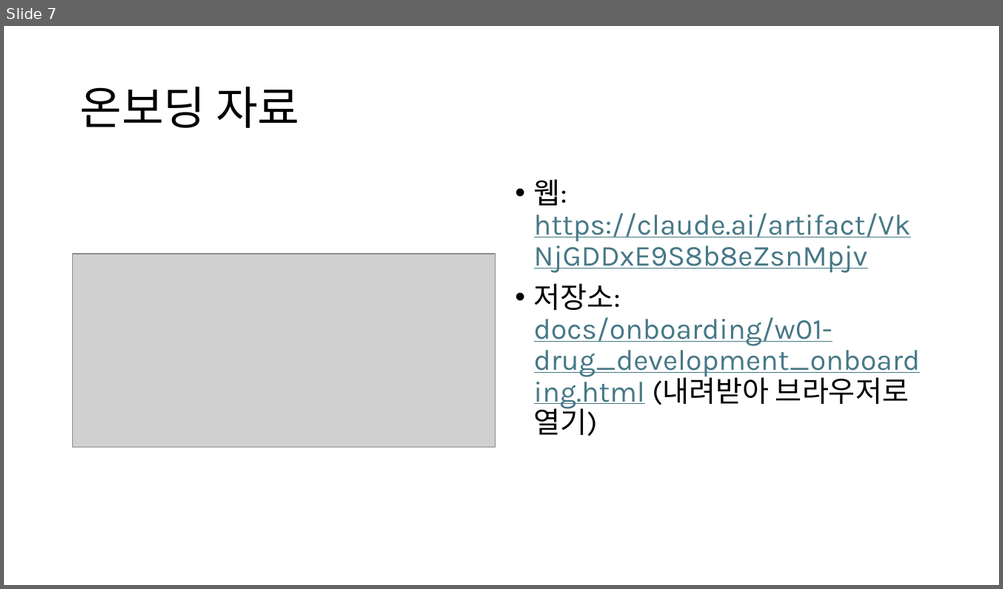
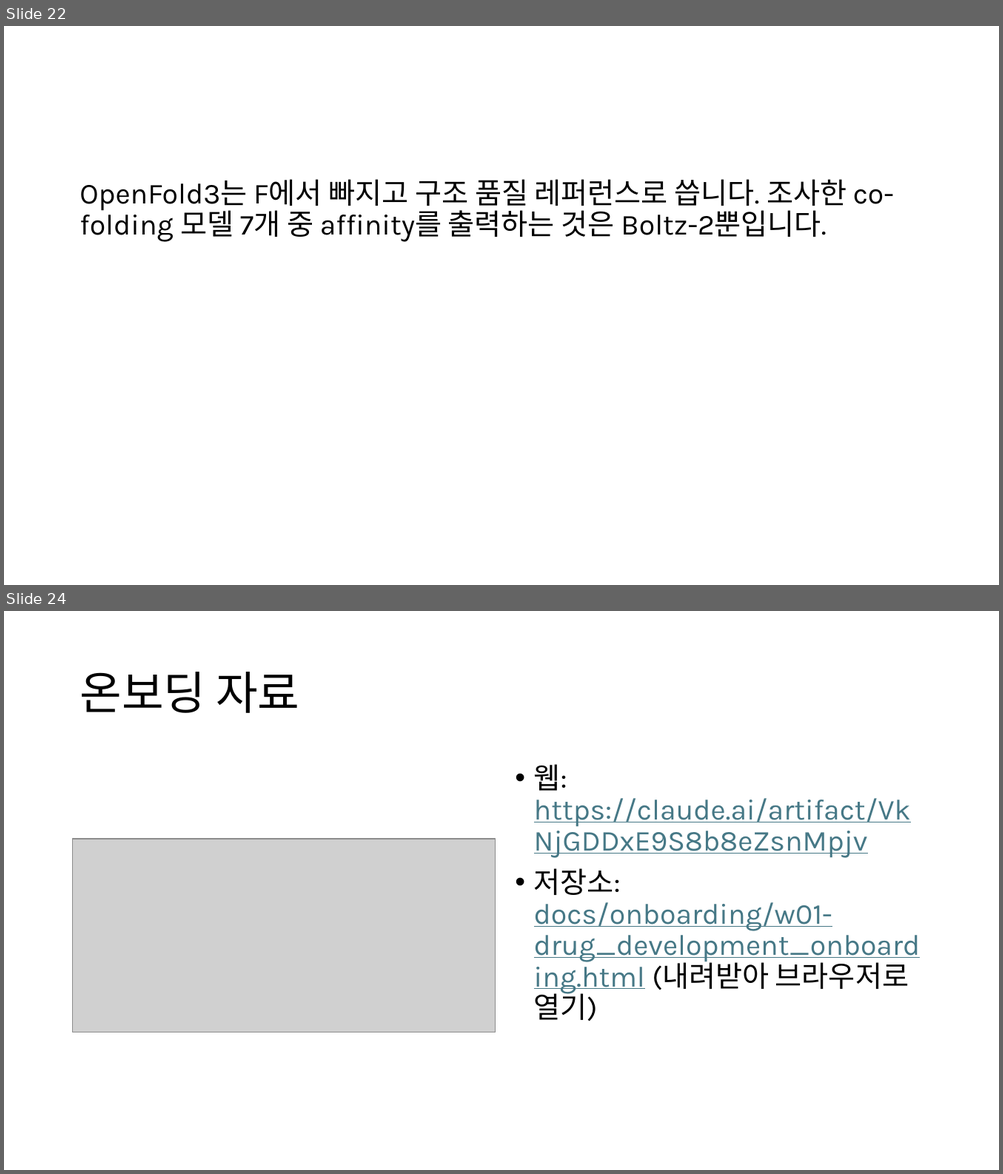
Before and after one commit to Pseudo-Lab/abstain-dti, a slide deck: docs/weekly/w01/w01.pptx. Shown one above the other, each under a label of ours: slide 7 before the commit, slides 22 and 24 after it; the slides between them are not shown. The pictures are 1003x589 and 1003x1174 pixels, drawn with LibreOffice and Linux fonts; fonts in the diff are those of the drawing; grey boxes stand for pictures. Boxes give left, top, right and bottom in pixels: in the first picture for what was removed or moved away, otherwise in the second. Text is boxed around its words. In the diff, an @@ line names an element or a change of style, - is before the commit and + after.

```diff
--- a/docs/weekly/w01/w01.pptx
+++ b/docs/weekly/w01/w01.pptx
@@ slide 22 added at (x1=4, y1=26, x2=999, y2=585), background #FFFFFF @@
@@ text added at (x1=79, y1=179, x2=893, y2=242), 28 pt, text #000000 @@
+OpenFold3는 F에서 빠지고 구조 품질 레퍼런스로 씁니다. 조사한 co-folding 모델 7개 중 affinity를 출력하는 것은 Boltz-2뿐입니다.
@@ what was slide 7 is now slide 24 @@
```
Also in this commit, not shown: 16 other slides added, 6 other files.
